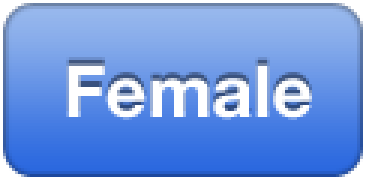
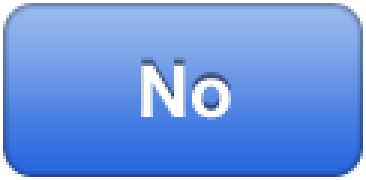
Two versions of the same layered image (366 × 180). Layer-by-layer changes:
showed group "Button (Blue) NO" (4 layers) over <box>66,57,312,120</box>
hid group "Button (Blue) female" (4 layers) over <box>66,57,312,120</box>
